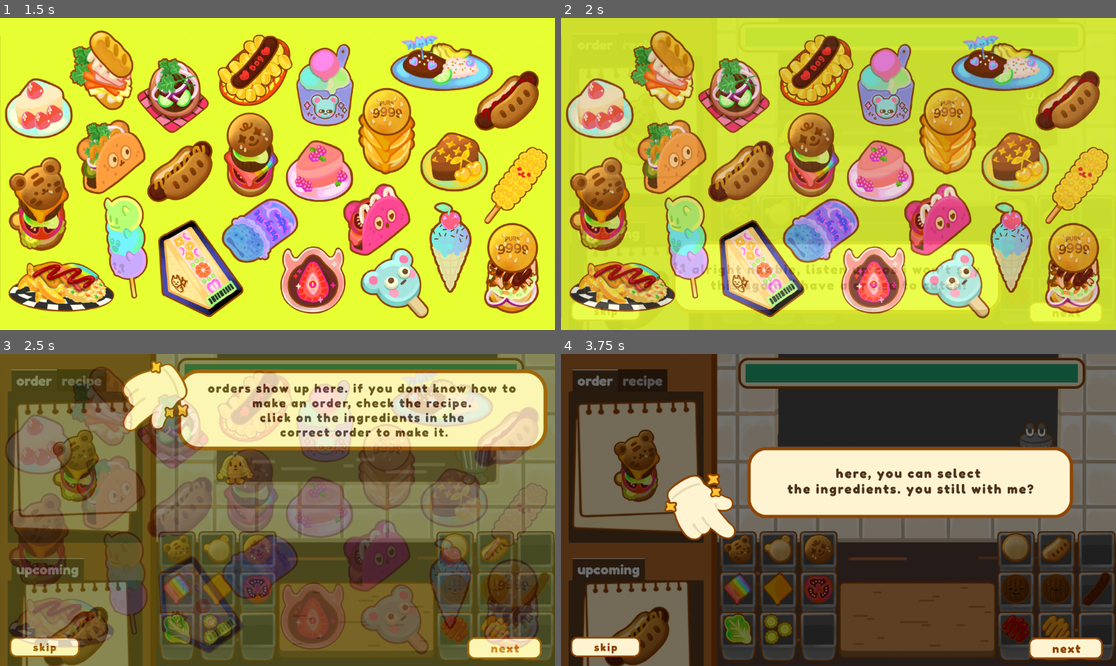
Above: before the commit, frames 1-4 (two rows, left to right).
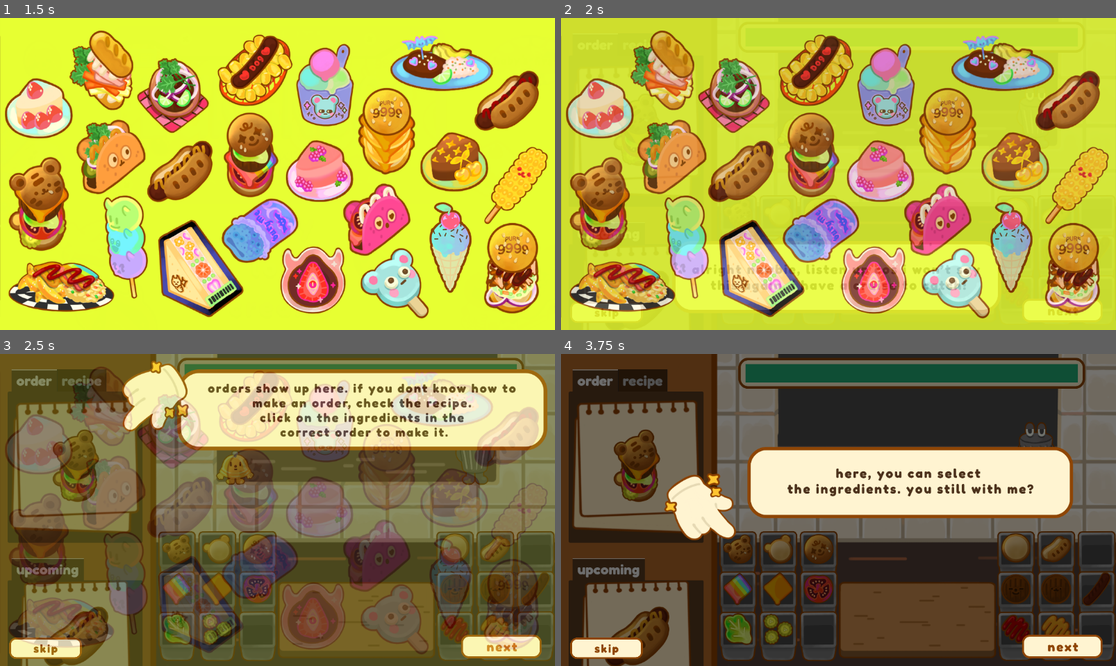
Above: after the commit, the same moments.

Repository: Gus700/FoodTruckBattles
Game: Godot game, scene res://scenes/SceneSwitcher.tscn
Same seed, same stepped clock (60 frames per second), same inputs: the game is played once before the commit and once after it.
Inputs (mouse positions are in pixels of both pictures, inside the frame that each line leads up to):
- Up to frame 1 (1.5 s): click (277, 223) at 0.5 s; click (277, 223) at 1.25 s
- Up to frame 2 (2 s): no input
- Up to frame 3 (2.5 s): click "Next Step" at 2 s
- Up to frame 4 (3.75 s): click "Next Step" at 2.75 s; click (738, 547) at 3.52 s

Frame 1 is identical in both runs. In frame 2, 0.4% of the frame differs, in the area x 2-98%, y 90-98%; in frame 3, 0.8%; in frame 4, 0.9%, in the area x 1-98%, y 89-98%.

Commit message:
added pressed button versions

Diff:
--- a/scenes/Credits.tscn
+++ b/scenes/Credits.tscn
@@ -6,6 +6,7 @@
 [ext_resource type="Texture2D" uid="uid://kian6h8hl6q6" path="res://assets/trucks/angel_food.png" id="4_dvy60"]
 [ext_resource type="Script" path="res://scripts/TeleTruck.gd" id="5_di74o"]
 [ext_resource type="Texture2D" uid="uid://dvtn4u0004701" path="res://assets/UI_buttons/back_hover.png" id="5_ltvqi"]
+[ext_resource type="Texture2D" uid="uid://n1qvtvy44j54" path="res://assets/UI_buttons/back_pressed.png" id="5_mudjh"]
 [ext_resource type="Texture2D" uid="uid://ccfajvghfjihx" path="res://assets/UI/credits_banner.png" id="7_jhvg8"]
 
 [sub_resource type="Animation" id="Animation_f3i7q"]
@@ -115,6 +116,7 @@
 anchor_right = 0.207465
 anchor_bottom = 0.949074
 texture_normal = ExtResource("4_31on6")
+texture_pressed = ExtResource("5_mudjh")
 texture_hover = ExtResource("5_ltvqi")
 ignore_texture_size = true
 stretch_mode = 5
--- a/scenes/Level.tscn
+++ b/scenes/Level.tscn
@@ -49,6 +49,8 @@
 [ext_resource type="Texture2D" uid="uid://cgfelblnvakg5" path="res://assets/UI_buttons/next.png" id="42_mrn5o"]
 [ext_resource type="Texture2D" uid="uid://cvdbevoymvmgs" path="res://assets/UI/tutorial6.png" id="43_gaicr"]
 [ext_resource type="Texture2D" uid="uid://c6dwth7evsdyw" path="res://assets/UI_buttons/next_hover.png" id="43_i7dqr"]
+[ext_resource type="Texture2D" uid="uid://b7xjq8vemtxr5" path="res://assets/UI_buttons/skip_pressed.png" id="47_dyalx"]
+[ext_resource type="Texture2D" uid="uid://cedfso3ol71vl" path="res://assets/UI_buttons/next_pressed.png" id="50_0uhe5"]
 
 [sub_resource type="LabelSettings" id="LabelSettings_wkq44"]
 font_size = 50
@@ -732,14 +734,15 @@
 [node name="CloseTutorial" type="TextureButton" parent="TutorialOverlay"]
 layout_mode = 1
 anchors_preset = -1
-anchor_left = 0.0147569
-anchor_top = 0.901235
-anchor_right = 0.145833
-anchor_bottom = 0.975309
+anchor_left = 0.016493
+anchor_top = 0.908951
+anchor_right = 0.147569
+anchor_bottom = 0.983025
 texture_normal = ExtResource("40_c6v7u")
+texture_pressed = ExtResource("47_dyalx")
 texture_hover = ExtResource("41_ewn4c")
 ignore_texture_size = true
-stretch_mode = 0
+stretch_mode = 4
 metadata/_edit_use_anchors_ = true
 
 [node name="Label" type="Label" parent="TutorialOverlay/CloseTutorial"]
@@ -758,16 +761,17 @@
 [node name="NextButton" type="TextureButton" parent="TutorialOverlay"]
 layout_mode = 1
 anchors_preset = -1
-anchor_left = 0.83941
-anchor_top = 0.901235
-anchor_right = 0.978299
-anchor_bottom = 0.981481
+anchor_left = 0.830729
+anchor_top = 0.899691
+anchor_right = 0.979167
+anchor_bottom = 0.975309
 grow_horizontal = 2
 grow_vertical = 2
 texture_normal = ExtResource("42_mrn5o")
+texture_pressed = ExtResource("50_0uhe5")
 texture_hover = ExtResource("43_i7dqr")
 ignore_texture_size = true
-stretch_mode = 0
+stretch_mode = 4
 metadata/_edit_use_anchors_ = true
 
 [node name="Label" type="Label" parent="TutorialOverlay/NextButton"]
--- a/scenes/Memories.tscn
+++ b/scenes/Memories.tscn
@@ -13,6 +13,7 @@
 [ext_resource type="Script" path="res://scripts/SceneManager/ChangeSceneButton.gd" id="10_top0h"]
 [ext_resource type="Script" path="res://scripts/Memories/bigMem.gd" id="11_mj4il"]
 [ext_resource type="Texture2D" uid="uid://dvtn4u0004701" path="res://assets/UI_buttons/back_hover.png" id="11_uiapg"]
+[ext_resource type="Texture2D" uid="uid://n1qvtvy44j54" path="res://assets/UI_buttons/back_pressed.png" id="12_fwdku"]
 [ext_resource type="Texture2D" uid="uid://dfkjhbkthdnhc" path="res://assets/loreScenes/full/deviled_food.png" id="12_lv7um"]
 [ext_resource type="Texture2D" uid="uid://bmh0n4fiiyjvg" path="res://assets/loreScenes/full/narrative_bubble.png" id="13_4q1tn"]
 [ext_resource type="Texture2D" uid="uid://cgsks8f6ky7w4" path="res://assets/UI/mem_banner.png" id="16_83oq7"]
@@ -274,6 +275,7 @@
 anchor_right = 0.238715
 anchor_bottom = 0.949074
 texture_normal = ExtResource("10_mb1cb")
+texture_pressed = ExtResource("12_fwdku")
 texture_hover = ExtResource("11_uiapg")
 ignore_texture_size = true
 stretch_mode = 5
Binary file changed: assets/UI_buttons/next.png
Binary file changed: assets/UI_buttons/next_hover.png
Binary file added: assets/UI_buttons/next_pressed.png
Not shown, added: assets/UI_buttons/next_pressed.png.import
Binary file added: assets/UI_buttons/ok_pressed.png
Not shown, added: assets/UI_buttons/ok_pressed.png.import
Binary file added: assets/UI_buttons/quit.png
Not shown, added: assets/UI_buttons/quit.png.import
Binary file added: assets/UI_buttons/quit_hover.png
Not shown, added: assets/UI_buttons/quit_hover.png.import
Binary file added: assets/UI_buttons/quit_pressed.png
Not shown, added: assets/UI_buttons/quit_pressed.png.import
(and 13 more such lines)
